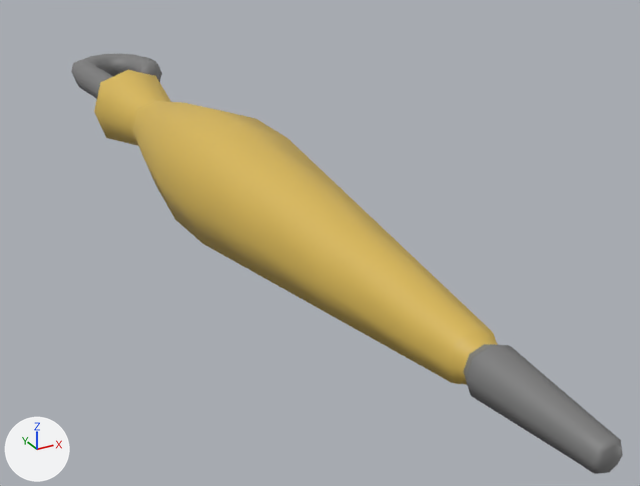
The FBX model items/models/Umbrella.fbx as it was, and as the next commit left it.
Both versions are drawn from a 50 mm lens placed at (-0.223, -0.843, 0.203), pointed at (0.055, -0.337, -0.05). Lighting does not change. The marker at lower left points along +X, +Y and +Z. Where no turn or scale is listed for an object, it has been applied to the vertices.

Names of what the first picture shows: 'Umbrella'.
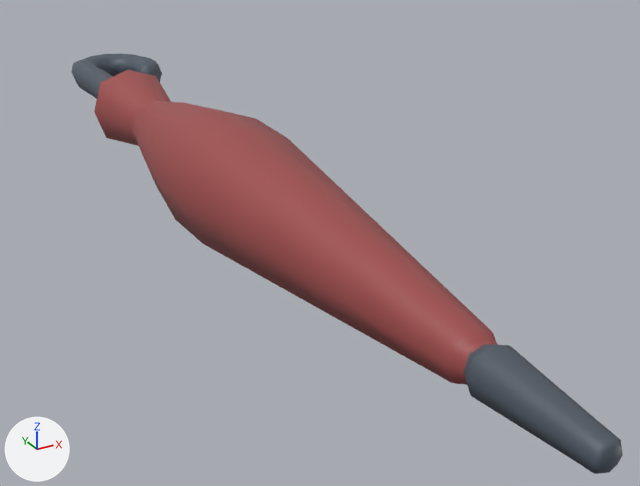
The newer file is also turned or shifted as a whole; pictures and numbers use the older file's frame.

The change, as a diff of the scene's bpy script:
```diff
--- a/items/models/Umbrella.fbx.py
+++ b/items/models/Umbrella.fbx.py
@@ mat_m_umbrella @@
 mat_m_umbrella = principled_material('M_Umbrella')
-mat_m_umbrella.base_color = (0.687, 0.474, 0.0927)  # yellow #d8b756
+mat_m_umbrella.base_color = (0.352, 0.0732, 0.0732)  # brown #a04c4c
@@ mat_m_clubhandle @@
+mat_m_clubhandle = principled_material('M_ClubHandle')
+mat_m_clubhandle.base_color = (0.0779, 0.098, 0.128)  # dark blue #4f5864
@@ me_mesh @@
 me_mesh.from_pydata(...)  # 434 vertices, 424 faces; spans x -0.055..0.058, y -0.662..0.085, z -0.043..0.043
 # used by ob_umbrella; location = (0.0104, 0.0, 0.0)
+# me_mesh part 1: all 232 faces that had it switch from mat_m_club (grey #7b7b7b) to mat_m_clubhandle (dark blue #4f5864)
 me_mesh.materials.append(mat_m_umbrella)
```

Where the change shows, as pixel boxes [x1, y1, x2, y2] in the pictures (640 x 486 px):
'Umbrella', recoloured (yellow to brown)
    both: [71, 53, 623, 474]
